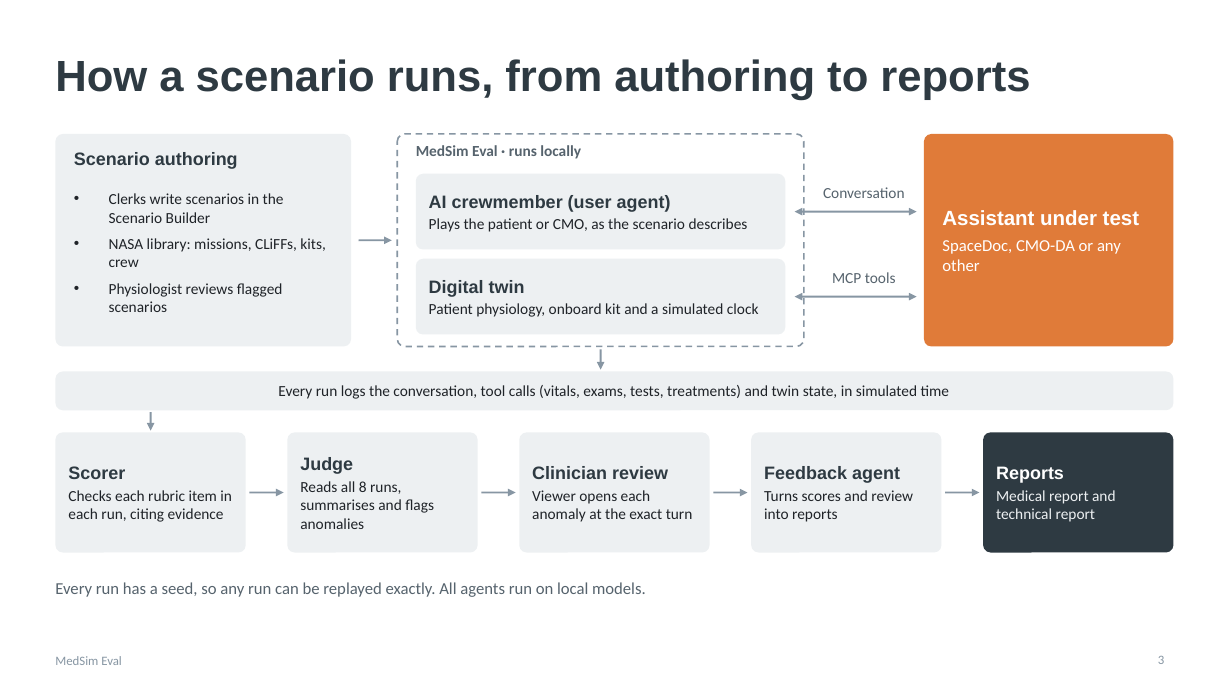
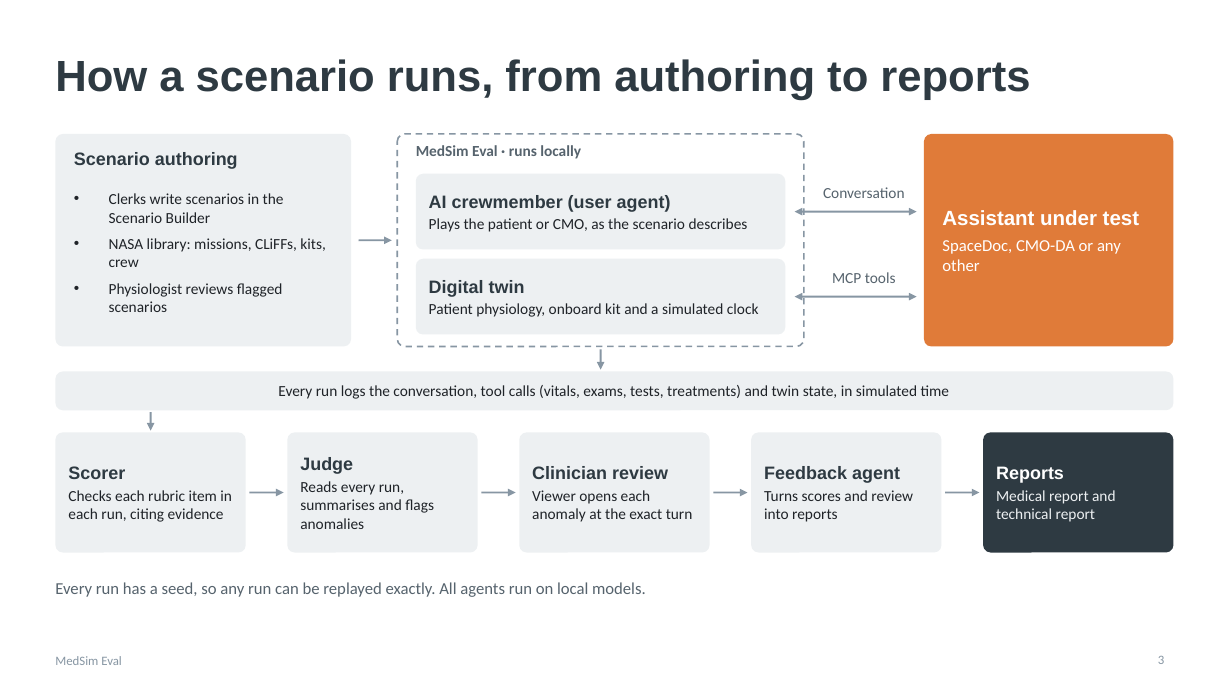
Before and after one commit to Carson-Bove/SpaceDoc, a slide deck: slide 3 of docs/presentations/MedSim-Eval-overview.pptx. Drawn at 1232x693 pixels with LibreOffice and Linux fonts; fonts in the diff are those of the drawing. Boxes give left, top, right and bottom in pixels: in the first picture for what was removed or moved away, otherwise in the second. Text is boxed around its words. In the diff, an @@ line names an element or a change of style, - is before the commit and + after.

```diff
--- a/docs/presentations/MedSim-Eval-overview.pptx
+++ b/docs/presentations/MedSim-Eval-overview.pptx
@@ text at (300, 481, 434, 529): text changed @@
-Reads all 8 runs, summarises and flags anomalies
+Reads every run, summarises and flags anomalies
```
Also in this commit, not shown: 3 other slides changed, 6 other files.
